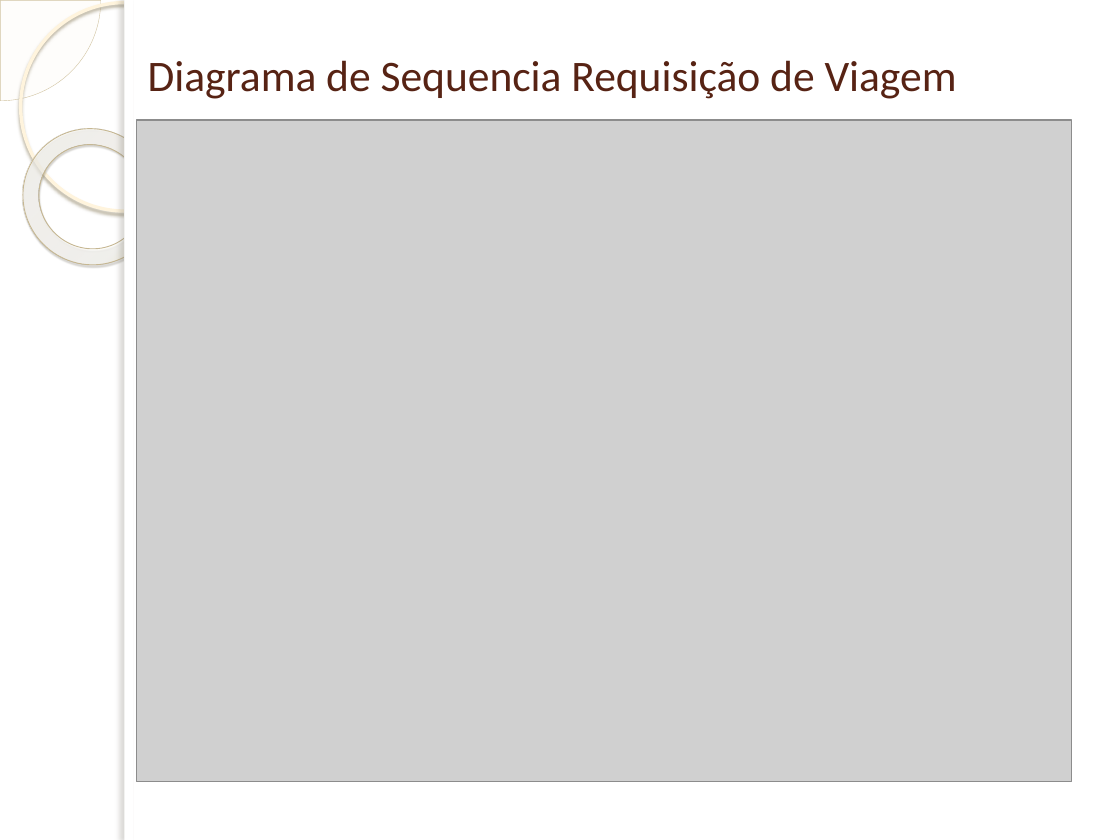
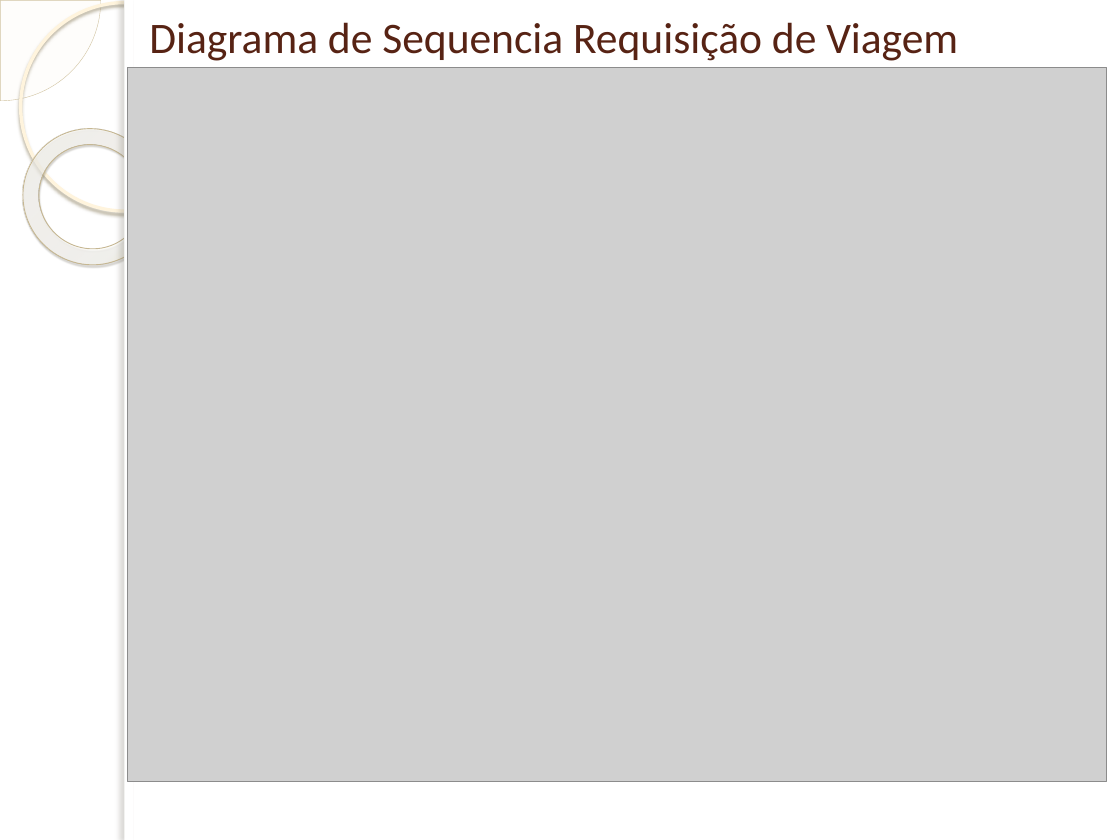
Before and after one commit to pjsantosp/PROJETOTCC, a slide deck: slide 8 of Apresentação TCC1 Paulo.pptx. Drawn at 1120x840 pixels with LibreOffice and Linux fonts; fonts in the diff are those of the drawing; grey boxes stand for pictures; background and template pictures are left out. Boxes give left, top, right and bottom in pixels: in the first picture for what was removed or moved away, otherwise in the second. Text is boxed around its words. In the diff, an @@ line names an element or a change of style, - is before the commit and + after.

```diff
--- a/Apresentação TCC1 Paulo.pptx
+++ b/Apresentação TCC1 Paulo.pptx
@@ title "Diagrama de Sequencia Requisição de ..." at box(149, 22, 958, 61): vertical alignment middle to top @@
@@ picture: place and size @@
-picture at box(137, 120, 1072, 782)
+picture at box(128, 67, 1107, 782)
```
Also in this commit, not shown: 9 other slides changed, 2 slides added, 1 slide removed.
